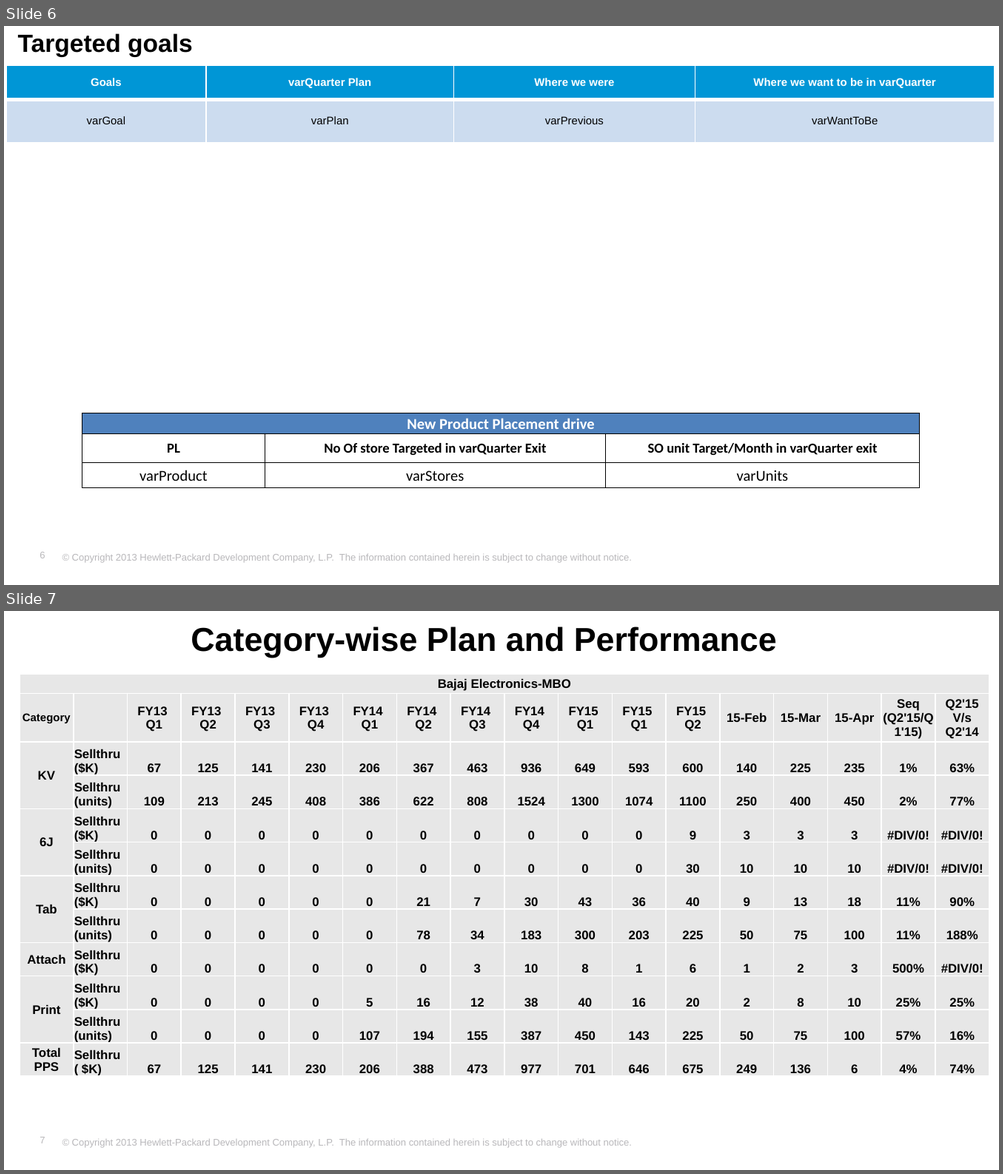
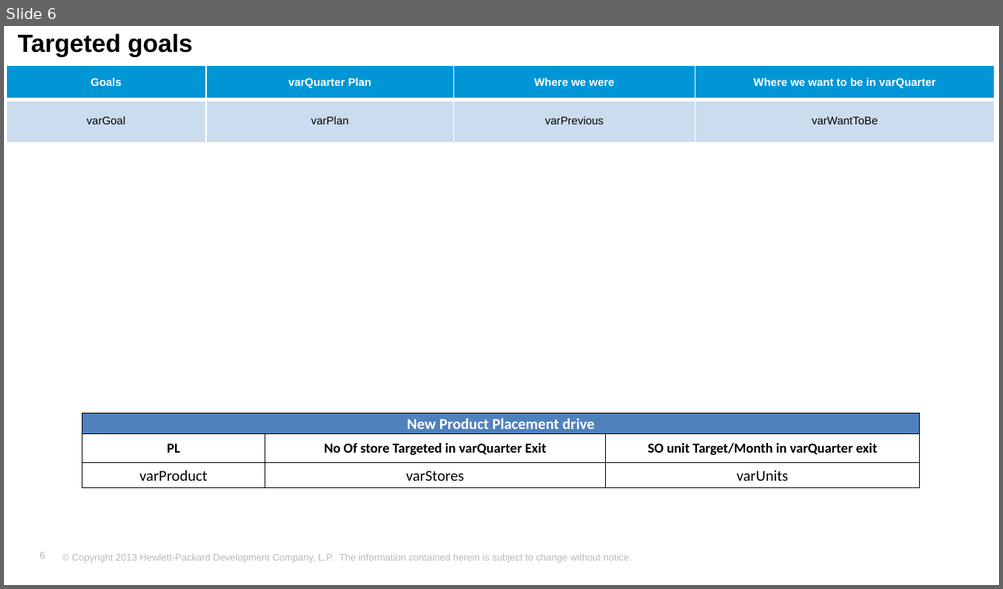
Before and after one commit to deveshs22/HPPortal, a slide deck: HPPortal.Web/PptBuilder/Templates/JBPlanTemplate.pptx. Shown one above the other, each under a label of ours: slides 6 and 7 before the commit, slide 6 after it. The pictures are 1003x1174 and 1003x589 pixels, drawn with LibreOffice and Linux fonts; fonts in the diff are those of the drawing; background and template pictures are left out. Boxes give left, top, right and bottom in pixels: in the first picture for what was removed or moved away, otherwise in the second. Text is boxed around its words. In the diff, an @@ line names an element or a change of style, - is before the commit and + after.

Commit message:
Added slides

```diff
--- a/HPPortal.Web/PptBuilder/Templates/JBPlanTemplate.pptx
+++ b/HPPortal.Web/PptBuilder/Templates/JBPlanTemplate.pptx
@@ slide 7 removed at (4, 611, 999, 1170), background #FFFFFF; not listed: 2 template elements that a slide beside it also shows @@
@@ title removed at (190, 627, 777, 658) @@
-Category-wise Plan and Performance
@@ table removed at (20, 674, 987, 1079), 12 rows, 18 columns @@
-Bajaj Electronics-MBO |  |  |  |  |  |  |  |  |  |  |  |  |  |  |  |  | 
-Category |  | FY13 Q1 | FY13 Q2 | FY13 Q3 | FY13 Q4 | FY14 Q1 | FY14 Q2 | FY14 Q3 | FY14 Q4 | FY15 Q1 | FY15 Q1 | FY15 Q2 | 15-Feb | 15-Mar | 15-Apr | Seq (Q2'15/Q1'15) | Q2'15 V/s Q2'14
-KV | Sellthru ($K) | 67 | 125 | 141 | 230 | 206 | 367 | 463 | 936 | 649 | 593 | 600 | 140 | 225 | 235 | 1% | 63%
- | Sellthru (units) | 109 | 213 | 245 | 408 | 386 | 622 | 808 | 1524 | 1300 | 1074 | 1100 | 250 | 400 | 450 | 2% | 77%
-6J | Sellthru ($K) | 0 | 0 | 0 | 0 | 0 | 0 | 0 | 0 | 0 | 0 | 9 | 3 | 3 | 3 | #DIV/0! | #DIV/0!
- | Sellthru (units) | 0 | 0 | 0 | 0 | 0 | 0 | 0 | 0 | 0 | 0 | 30 | 10 | 10 | 10 | #DIV/0! | #DIV/0!
-Tab | Sellthru ($K) | 0 | 0 | 0 | 0 | 0 | 21 | 7 | 30 | 43 | 36 | 40 | 9 | 13 | 18 | 11% | 90%
- | Sellthru (units) | 0 | 0 | 0 | 0 | 0 | 78 | 34 | 183 | 300 | 203 | 225 | 50 | 75 | 100 | 11% | 188%
-Attach | Sellthru ($K) | 0 | 0 | 0 | 0 | 0 | 0 | 3 | 10 | 8 | 1 | 6 | 1 | 2 | 3 | 500% | #DIV/0!
-Print | Sellthru ($K) | 0 | 0 | 0 | 0 | 5 | 16 | 12 | 38 | 40 | 16 | 20 | 2 | 8 | 10 | 25% | 25%
- | Sellthru (units) | 0 | 0 | 0 | 0 | 107 | 194 | 155 | 387 | 450 | 143 | 225 | 50 | 75 | 100 | 57% | 16%
-Total PPS | Sellthru ( $K) | 67 | 125 | 141 | 230 | 206 | 388 | 473 | 977 | 701 | 646 | 675 | 249 | 136 | 6 | 4% | 74%
```
Also in this commit, not shown: 1 slide added, 10 other files.
